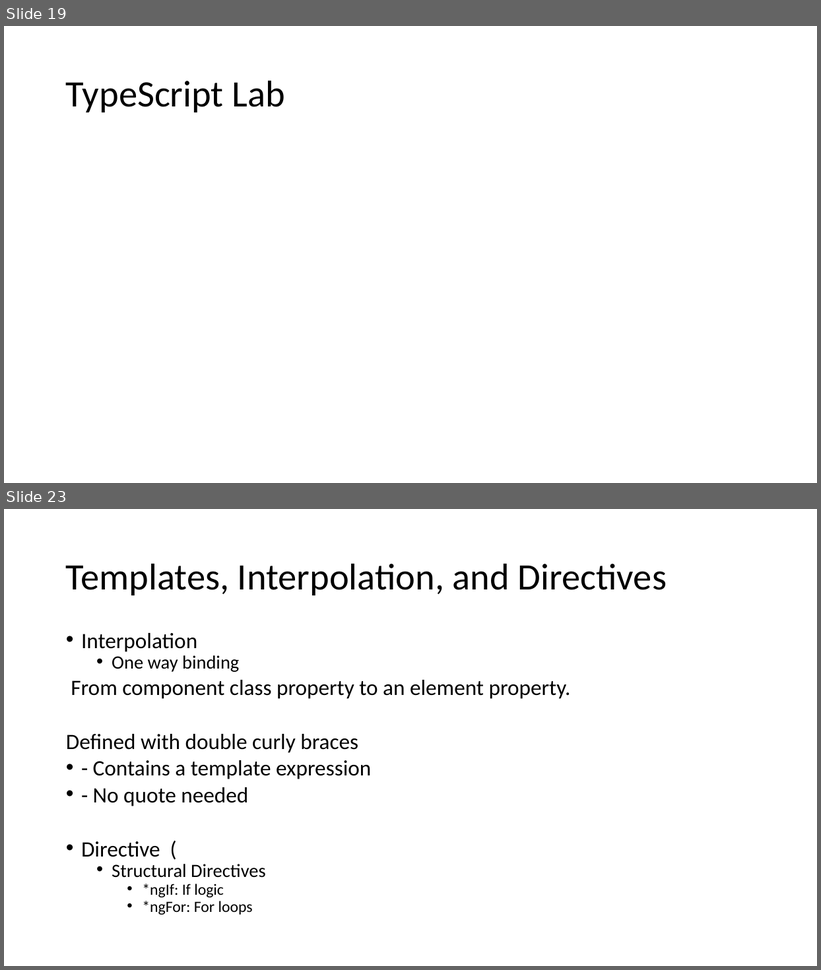
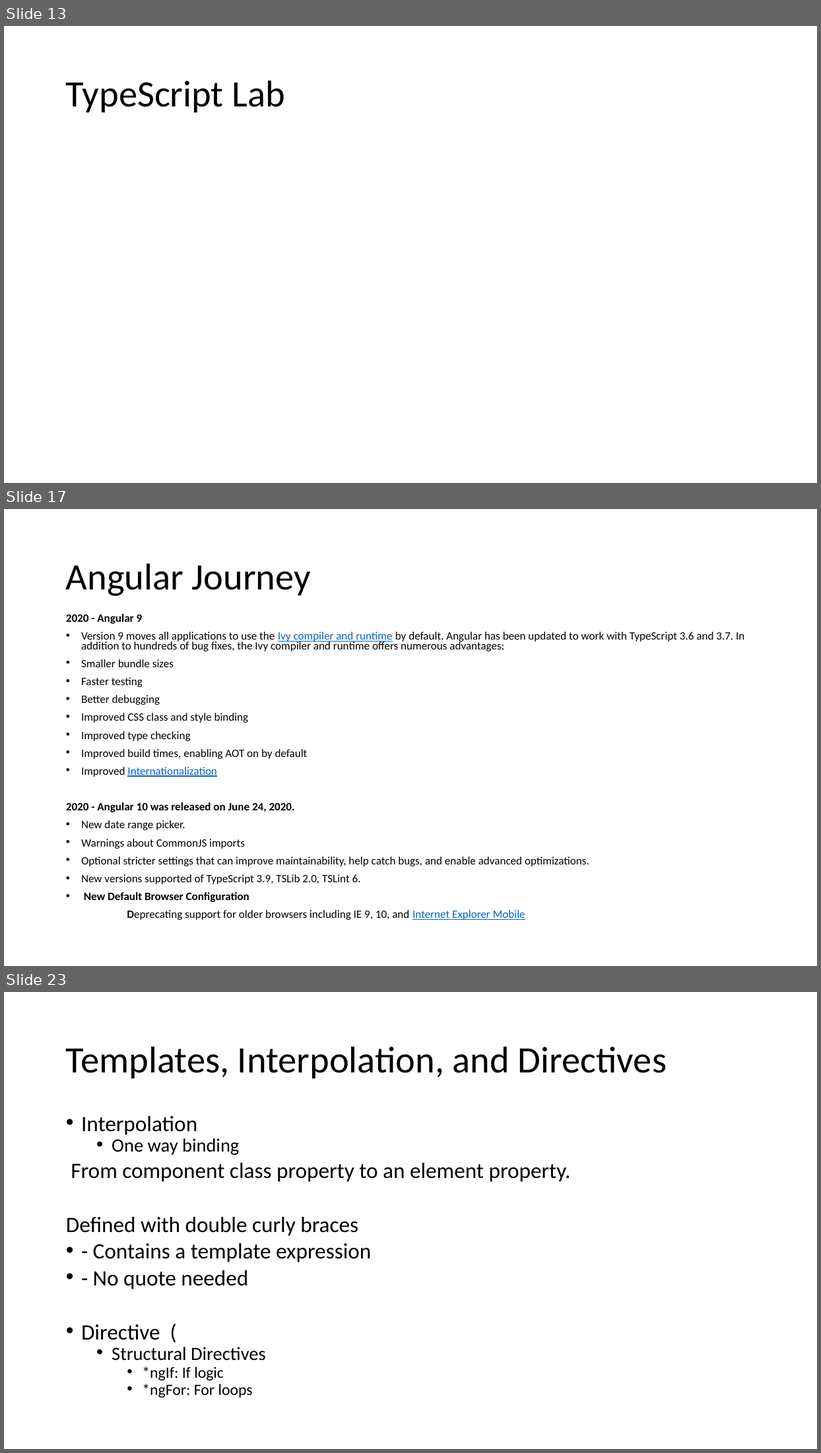
Before and after one commit to sitaramgarlapati/angularDemo, a slide deck: slides/Ang Sessions.pptx. Shown one above the other, each under a label of ours: slides 19 and 23 before the commit, slides 13, 17 and 23 after it; the slides between them are not shown. The pictures are 821x970 and 821x1453 pixels, drawn with LibreOffice and Linux fonts; fonts in the diff are those of the drawing. Boxes give left, top, right and bottom in pixels: in the first picture for what was removed or moved away, otherwise in the second. Text is boxed around its words. In the diff, an @@ line names an element or a change of style, - is before the commit and + after.

```diff
--- a/slides/Ang Sessions.pptx
+++ b/slides/Ang Sessions.pptx
@@ slide 17 added at (x1=4, y1=509, x2=817, y2=966), background #FFFFFF @@
@@ title added at (x1=66, y1=563, x2=311, y2=596), 44 pt, text #000000 @@
+Angular Journey
@@ text added at (x1=66, y1=614, x2=745, y2=920), 13.3 pt, text #000000 @@
+2020 - Angular 9
+• Version 9 moves all applications to use the Ivy compiler and runtime by default. Angular has been updated to work with TypeScript 3.6 and 3.7. In addition to hundreds of bug fixes, the Ivy compiler and runtime offers numerous advantages:
+• Smaller bundle sizes
+• Faster testing
+• Better debugging
+• Improved CSS class and style binding
+• Improved type checking
+• Improved build times, enabling AOT on by default
+• Improved Internationalization
+2020 - Angular 10 was released on June 24, 2020.
+• New date range picker.
+• Warnings about CommonJS imports
+• Optional stricter settings that can improve maintainability, help catch bugs, and enable advanced optimizations.
+• New versions supported of TypeScript 3.9, TSLib 2.0, TSLint 6.
+• New Default Browser Configuration
+Deprecating support for older browsers including IE 9, 10, and Internet Explorer Mobile
@@ what was slide 19 is now slide 13 @@
```
Also in this commit, not shown: 12 slides changed, 9 other slides added, 12 slides removed, 1 other file.
